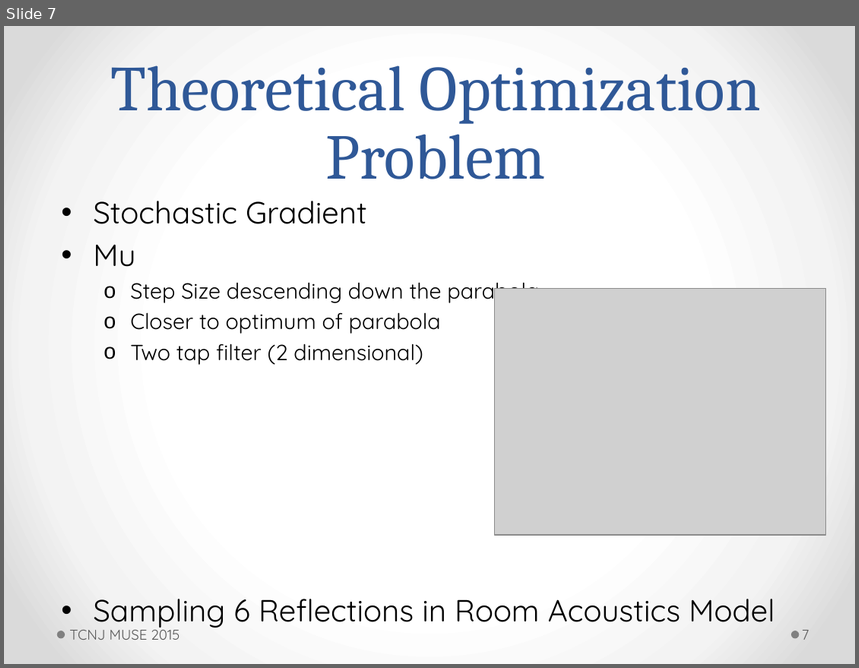
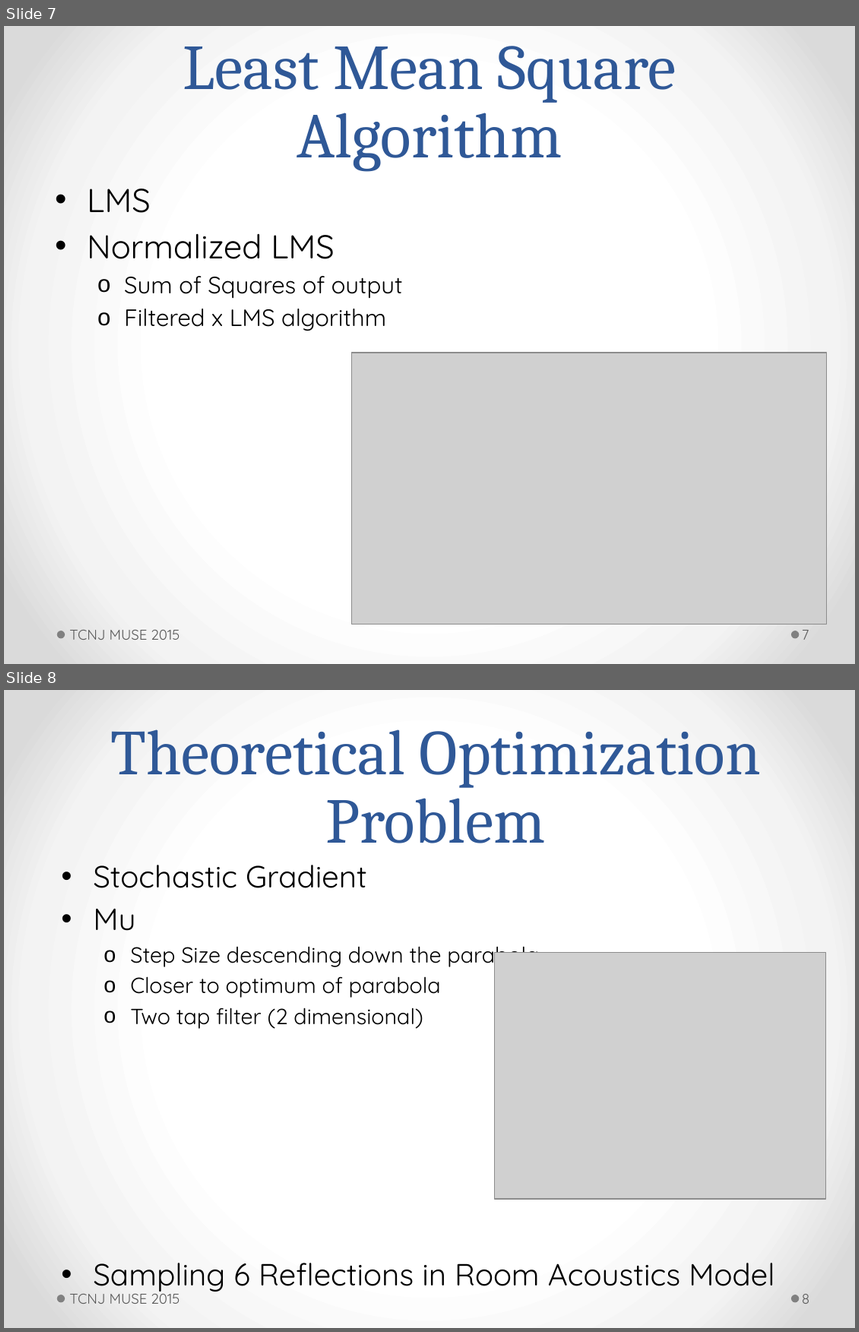
Before and after one commit to ActiveNoiseCancellationResearch/MUSE-Research, a slide deck: proj_anc/doc/jswift/7_23_2015_powerpoint.pptm. Shown one above the other, each under a label of ours: slide 7 before the commit, slides 7 and 8 after it. The pictures are 859x668 and 859x1332 pixels, drawn with LibreOffice and Linux fonts; fonts in the diff are those of the drawing; grey boxes stand for pictures. Boxes give left, top, right and bottom in pixels: in the first picture for what was removed or moved away, otherwise in the second. Text is boxed around its words. In the diff, an @@ line names an element or a change of style, - is before the commit and + after.

```diff
--- a/proj_anc/doc/jswift/7_23_2015_powerpoint.pptm
+++ b/proj_anc/doc/jswift/7_23_2015_powerpoint.pptm
@@ slide 7 added at <box>4,26,855,664</box>, background gradient #FFFFFF to #F4F4F4 to #DADADA; not listed: 2 template elements that a slide beside it also shows @@
@@ title added at <box>183,46,676,171</box>, 54 pt, text #2F5897 @@
+Least Mean Square Algorithm
@@ text added at <box>87,189,403,332</box>, 20 pt, text #000000 @@
+• LMS
+• Normalized LMS
+  o Sum of Squares of output
+  o Filtered x LMS algorithm
@@ picture added at <box>351,353,826,624</box> @@
@@ text added at <box>69,630,180,640</box>, 12 pt, text #595959 @@
+TCNJ MUSE 2015
@@ page number added at <box>802,630,810,640</box>, 12 pt, text #595959 @@
+7
@@ what was slide 7 is now slide 8 @@
@@ page number at <box>802,1294,810,1304</box>: text changed @@
-7
+8
```
Also in this commit, not shown: 6 slides changed.
